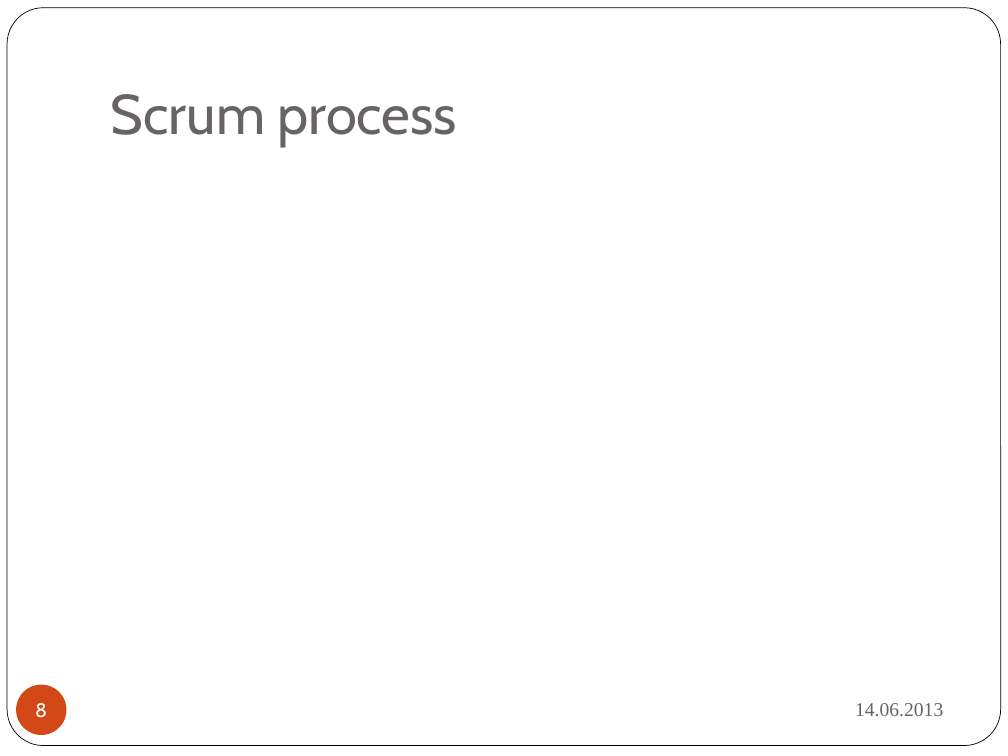
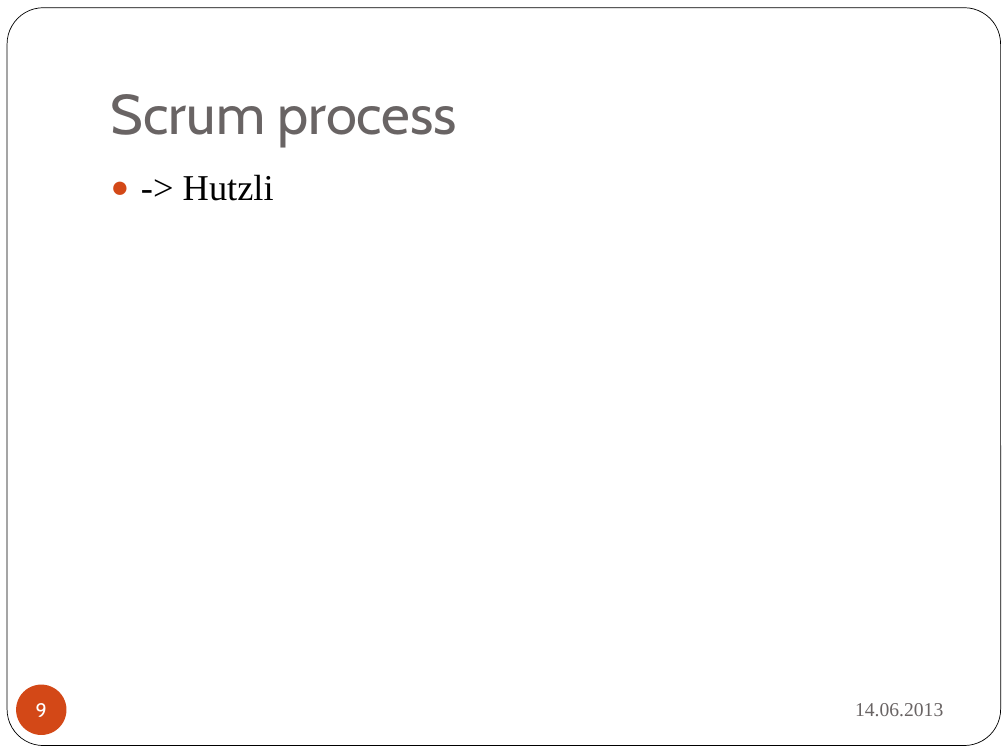
Before and after one commit to boebu/ch.bfh.bti7081.s2013.yellow, a slide deck: slide 9 of ch.bfh.bti7081.s2013.yellow/doc/cs1_task14/cs01_task14_final_presentation.pptx (slide 8 before the commit). Drawn at 1008x756 pixels with LibreOffice and Linux fonts; fonts in the diff are those of the drawing. Boxes give left, top, right and bottom in pixels: in the first picture for what was removed or moved away, otherwise in the second. Text is boxed around its words. In the diff, an @@ line names an element or a change of style, - is before the commit and + after.

```diff
--- a/ch.bfh.bti7081.s2013.yellow/doc/cs1_task14/cs01_task14_final_presentation.pptx
+++ b/ch.bfh.bti7081.s2013.yellow/doc/cs1_task14/cs01_task14_final_presentation.pptx
@@ text added at <box>183,174,274,201</box>, 26 pt, text #000000 @@
+● -> Hutzli
@@ page number at <box>36,703,47,717</box>: text changed @@
-8
+9
```
Also in this commit, not shown: 5 other slides changed, 1 slide added.
